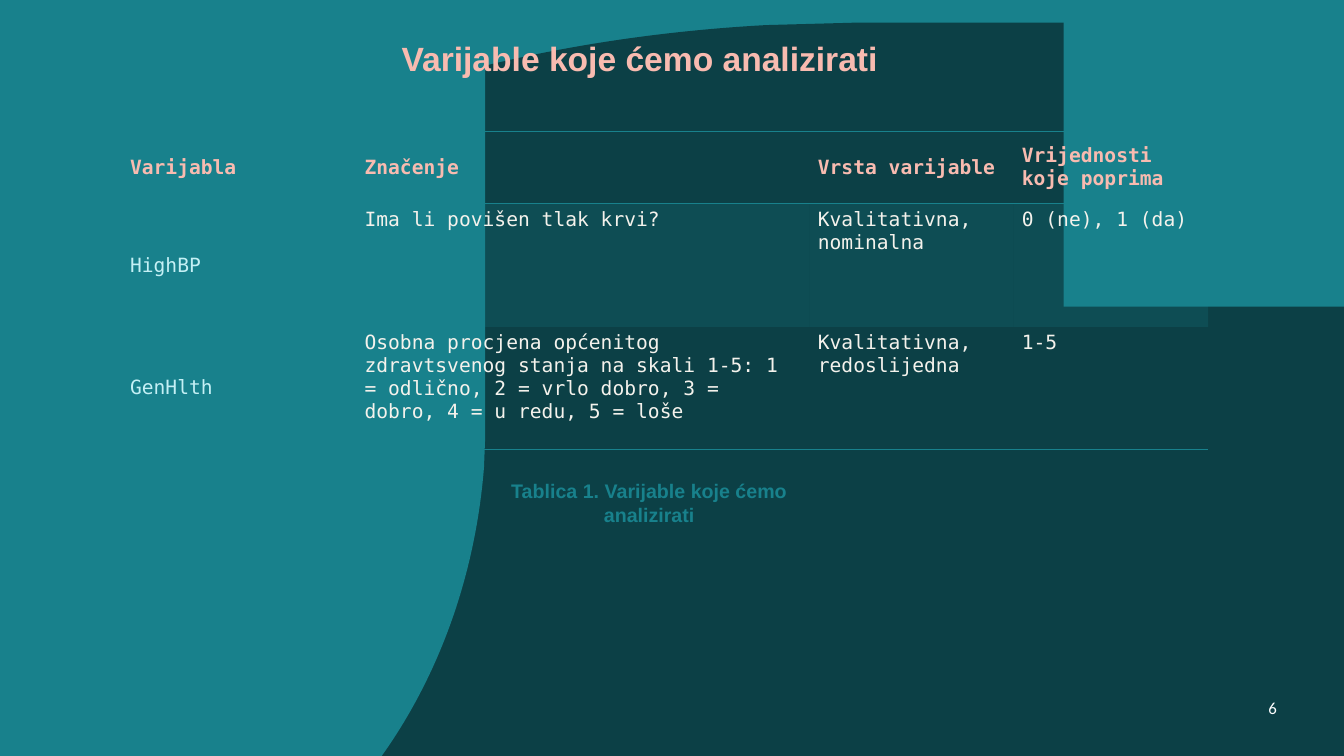
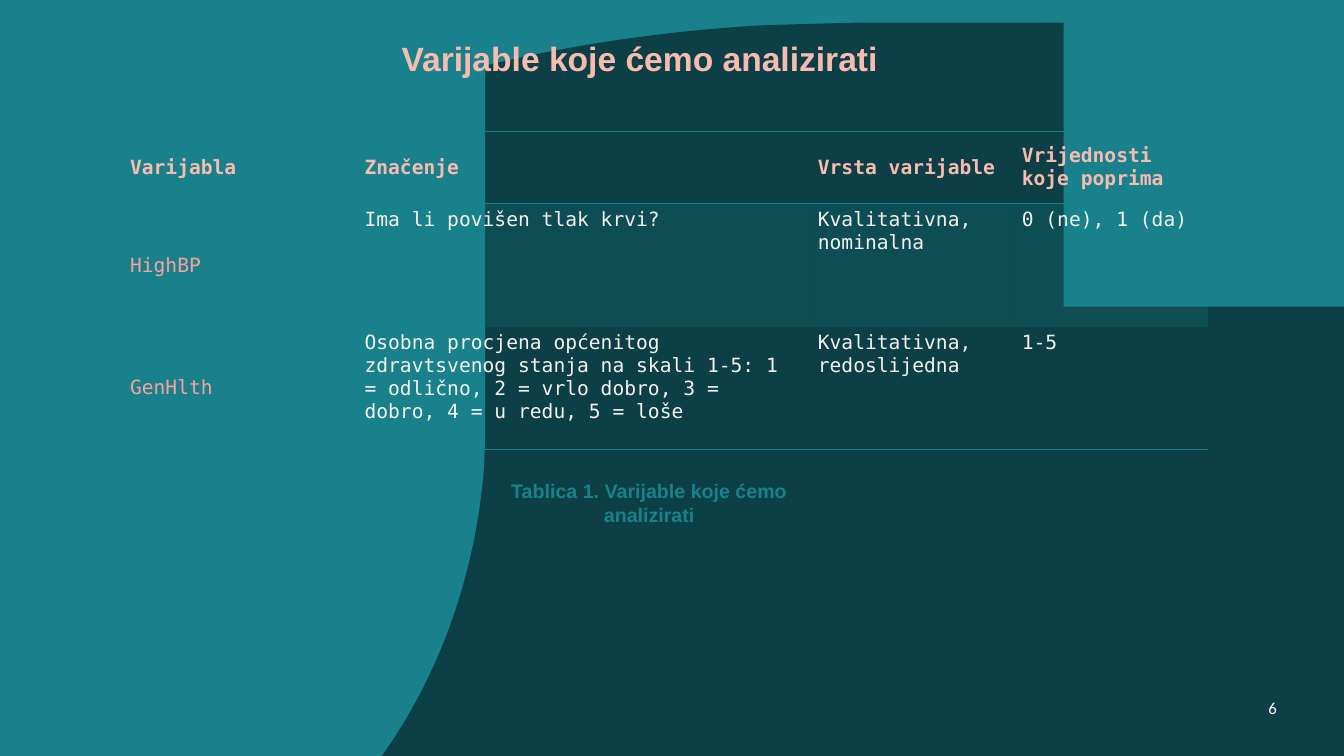
Before and after one commit to jfletcher20/diabetes-health-indicators-analysis, a slide deck: slide 6 of documentation/powerpoint/analysis-documentation.pptx. Drawn at 1344x756 pixels with LibreOffice and Linux fonts; fonts in the diff are those of the drawing. Boxes give left, top, right and bottom in pixels: in the first picture for what was removed or moved away, otherwise in the second. Text is boxed around its words. In the diff, an @@ line names an element or a change of style, - is before the commit and + after.

```diff
--- a/documentation/powerpoint/analysis-documentation.pptx
+++ b/documentation/powerpoint/analysis-documentation.pptx
@@ table at [122,131,1209,450] @@
@@ text colour #C4F0F5 to #FAA19D in "HighBP", "GenHlth" @@
```
Also in this commit, not shown: 3 other slides changed, 2 slides removed, 1 other file.
